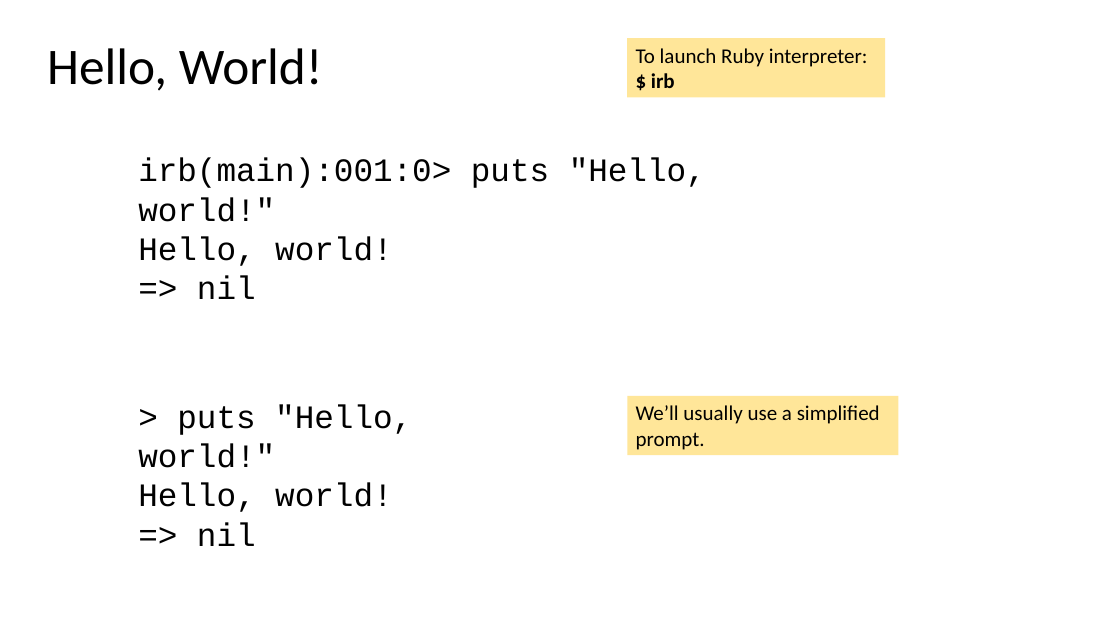
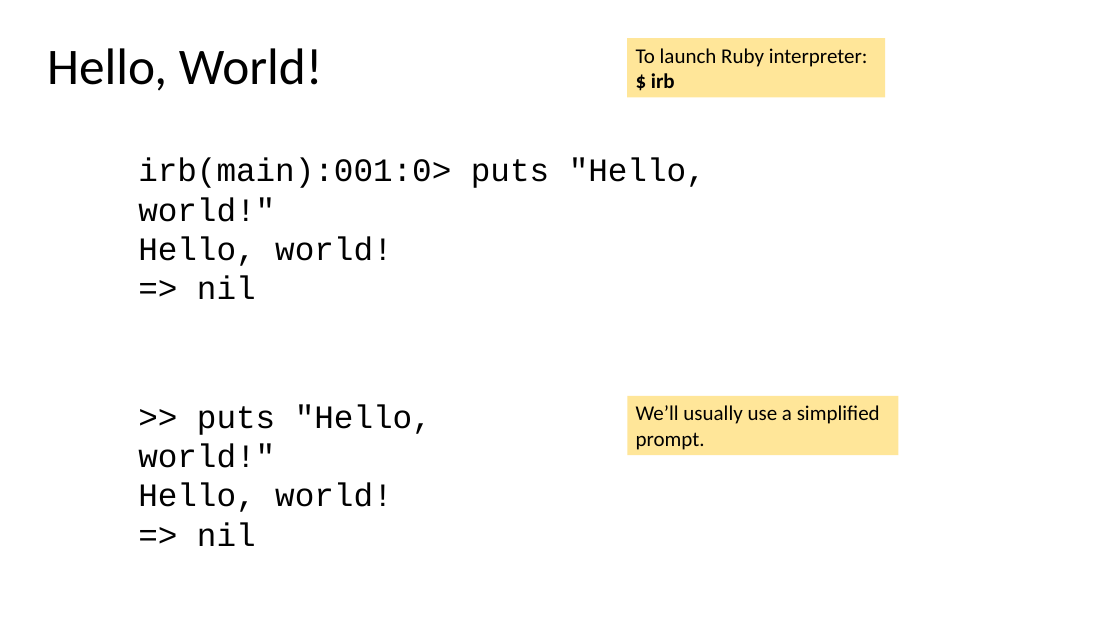
Before and after one commit to tjd1234/cmpt383summer2022, a slide deck: slide 17 of docs/languages/ruby/ruby1995.pptx. Drawn at 1120x630 pixels with LibreOffice and Linux fonts; fonts in the diff are those of the drawing. Boxes give left, top, right and bottom in pixels: in the first picture for what was removed or moved away, otherwise in the second. Text is boxed around its words. In the diff, an @@ line names an element or a change of style, - is before the commit and + after.

```diff
--- a/docs/languages/ruby/ruby1995.pptx
+++ b/docs/languages/ruby/ruby1995.pptx
@@ text at box(138, 404, 432, 468): text changed @@
-> puts "Hello, world!"
+>> puts "Hello, world!"
```
Also in this commit, not shown: 4 other slides changed.
